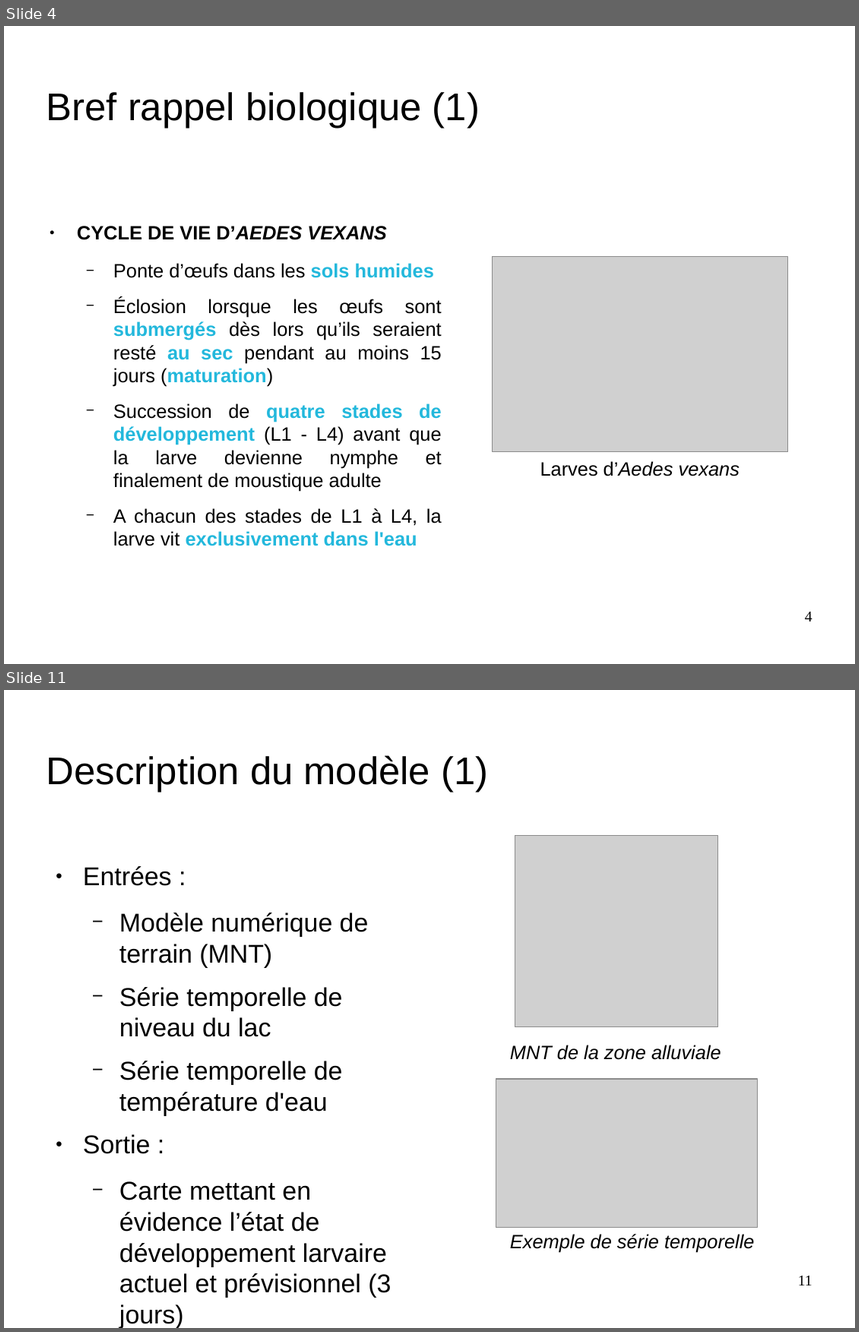
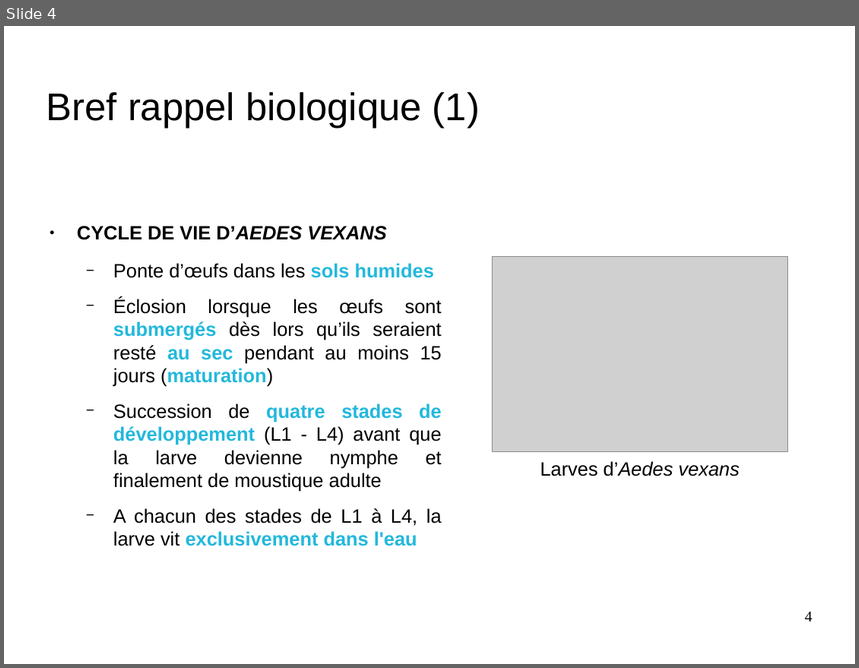
Before and after one commit to nesta7/designProject, a slide deck: Poster_Presentation/presentation_final_demoustication.odp. Shown one above the other, each under a label of ours: slides 4 and 11 before the commit, slide 4 after it; the slides between them are not shown. The pictures are 859x1332 and 859x668 pixels, drawn with LibreOffice and Linux fonts; fonts in the diff are those of the drawing; grey boxes stand for pictures; background and template pictures are left out. Boxes give left, top, right and bottom in pixels: in the first picture for what was removed or moved away, otherwise in the second. Text is boxed around its words. In the diff, an @@ line names an element or a change of style, - is before the commit and + after.

```diff
--- a/Poster_Presentation/presentation_final_demoustication.odp
+++ b/Poster_Presentation/presentation_final_demoustication.odp
@@ slide 11 removed at box(4, 690, 855, 1328), background picture (left out) @@
@@ title removed at box(47, 755, 488, 792) @@
-Description du modèle (1)
@@ picture removed at box(515, 836, 718, 1027) @@
@@ text removed at box(83, 866, 391, 1328) @@
-● Entrées :
-  − Modèle numérique de terrain (MNT)
-  − Série temporelle de niveau du lac
-  − Série temporelle de température d'eau
-● Sortie :
-  − Carte mettant en évidence l’état de développement larvaire actuel et prévisionnel (3 jours)
@@ text removed at box(510, 1045, 721, 1060) @@
-MNT de la zone alluviale
@@ picture removed at box(496, 1079, 759, 1228) @@
@@ text removed at box(510, 1234, 755, 1253) @@
-Exemple de série temporelle
@@ page number removed at box(798, 1276, 813, 1286) @@
-11
```
Also in this commit, not shown: 13 slides changed, 3 slides added, 2 other slides removed, 2 other files.
